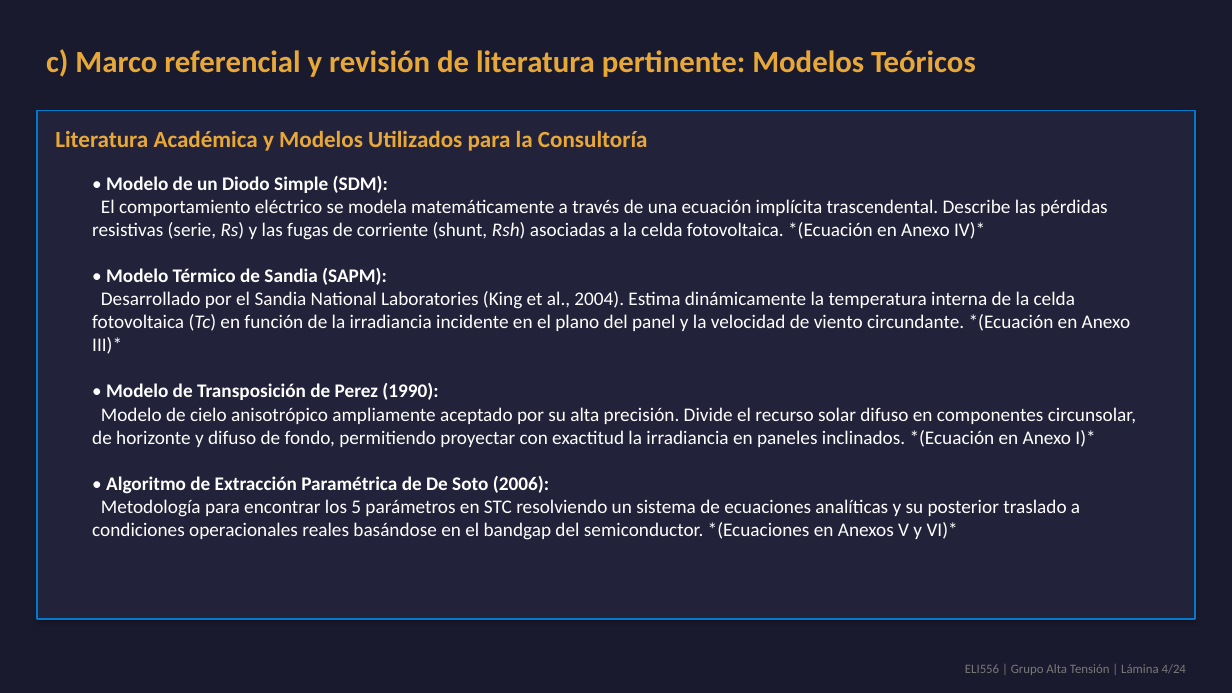
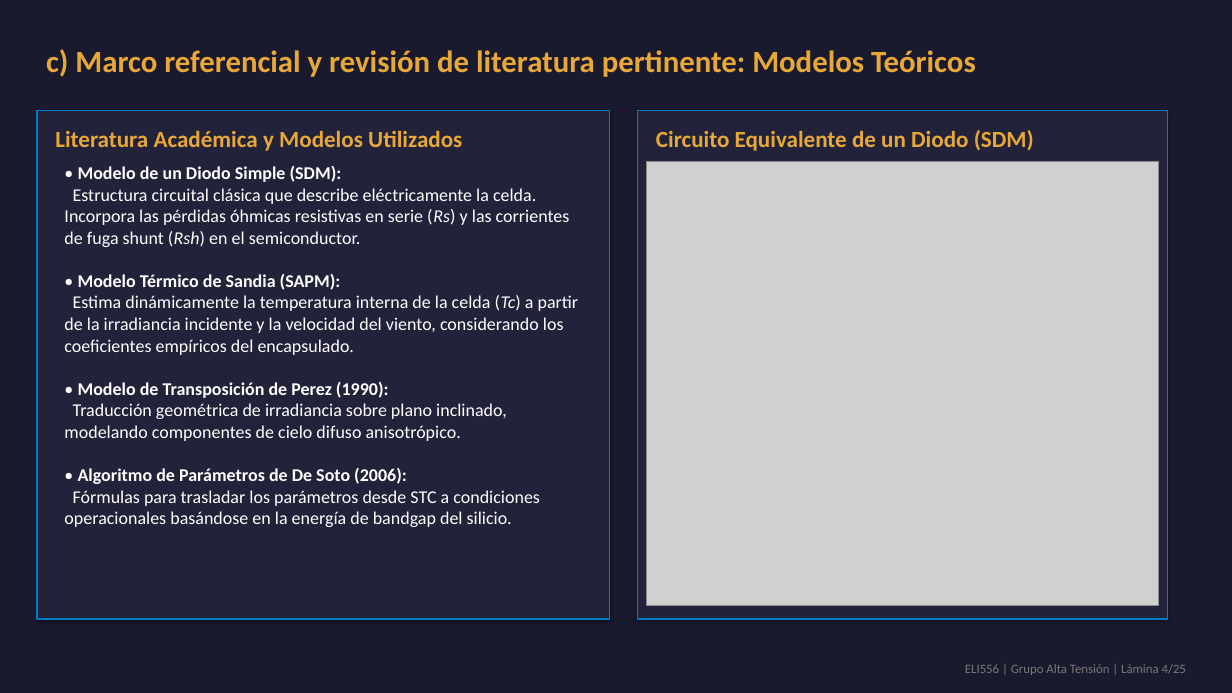
Before and after one commit to theChosen16/t2-paneles, a slide deck: slide 4 of output/Presentacion_Final_ELI556_Atacama.pptx. Drawn at 1232x693 pixels with LibreOffice and Linux fonts; fonts in the diff are those of the drawing; grey boxes stand for pictures. Boxes give left, top, right and bottom in pixels: in the first picture for what was removed or moved away, otherwise in the second. Text is boxed around its words. In the diff, an @@ line names an element or a change of style, - is before the commit and + after.

Commit message:
Enhance presentation with explanatory visual infographics: single-diode circuit diagram, simulation pipeline flowchart, and cross-hemisphere geographic emulation map

```diff
--- a/output/Presentacion_Final_ELI556_Atacama.pptx
+++ b/output/Presentacion_Final_ELI556_Atacama.pptx
@@ rectangle: place and size @@
-rectangle at box(37, 111, 1195, 619)
+rectangle at box(37, 111, 610, 619)
@@ rectangle added at box(638, 111, 1167, 619), fill #22223A, outline #007ACC 1 pt @@
@@ text at box(55, 131, 462, 151): text changed @@
-Literatura Académica y Modelos Utilizados para la Consultoría
+Literatura Académica y Modelos Utilizados
@@ text added at box(656, 130, 1034, 151), 18 pt, text #E8A838, bold @@
+Circuito Equivalente de un Diodo (SDM)
@@ text "• Modelo de un Diodo ...": place and size @@
-text "• Modelo de un Diodo ..." at box(92, 176, 1136, 540)
+text "• Modelo de un Diodo ..." at box(64, 166, 579, 527)
@@ text at box(78, 166, 389, 398): size 15 to 14 pt in "• Modelo de un Diodo Simple (SDM):", "• Modelo Térmico de Sandia (SAPM):", "• Modelo de Transposición de Perez (1990):" @@
@@ picture added at box(647, 162, 1158, 605) @@
@@ text at box(64, 188, 570, 247): text changed; size 15 to 14 pt @@
-El comportamiento eléctrico se modela matemáticamente a través de una ecuación implícita trascendental. Describe las pérdidas resistivas (serie, Rs) y las fugas de corriente (shunt, Rsh) asociadas a la celda fotovoltaica. *(Ecuación en Anexo IV)*
+Estructura circuital clásica que describe eléctricamente la celda. Incorpora las pérdidas óhmicas resistivas en serie (Rs) y las corrientes de fuga shunt (Rsh) en el semiconductor.
@@ text at box(64, 295, 579, 355): text changed; size 15 to 14 pt @@
-Desarrollado por el Sandia National Laboratories (King et al., 2004). Estima dinámicamente la temperatura interna de la celda fotovoltaica (Tc) en función de la irradiancia incidente en el plano del panel y la velocidad de viento circundante. *(Ecuación en Anexo III)*
+Estima dinámicamente la temperatura interna de la celda (Tc) a partir de la irradiancia incidente y la velocidad del viento, considerando los coeficientes empíricos del encapsulado.
@@ text at box(64, 403, 540, 527): text changed; size 15 to 14 pt @@
-Modelo de cielo anisotrópico ampliamente aceptado por su alta precisión. Divide el recurso solar difuso en componentes circunsolar, de horizonte y difuso de fondo, permitiendo proyectar con exactitud la irradiancia en paneles inclinados. *(Ecuación en Anexo I)*
-• Algoritmo de Extracción Paramétrica de De Soto (2006):
-Metodología para encontrar los 5 parámetros en STC resolviendo un sistema de ecuaciones analíticas y su posterior traslado a condiciones operacionales reales basándose en el bandgap del semiconductor. *(Ecuaciones en Anexos V y VI)*
+Traducción geométrica de irradiancia sobre plano inclinado, modelando componentes de cielo difuso anisotrópico.
+• Algoritmo de Parámetros de De Soto (2006):
+Fórmulas para trasladar los parámetros desde STC a condiciones operacionales basándose en la energía de bandgap del silicio.
@@ text at box(965, 664, 1186, 675): text changed @@
-ELI556 | Grupo Alta Tensión | Lámina 4/24
+ELI556 | Grupo Alta Tensión | Lámina 4/25
```
Also in this commit, not shown: 23 other slides changed, 1 slide added, 29 other files.
